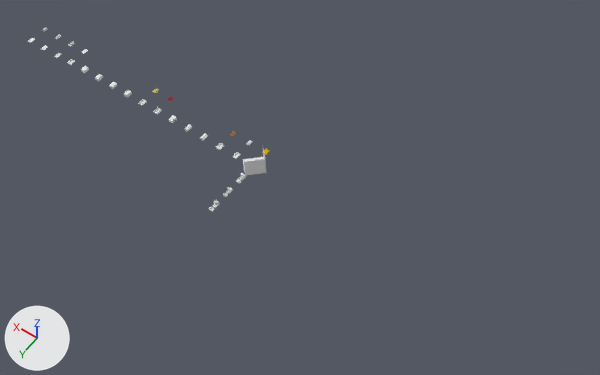
The Blender file vehicles/road/normal_trucks.blend as it was, and as the next commit left it.
Camera for both pictures: a camera (50 mm lens) standing at (-30.7, 38.3, 60.9) and looking at (-3.3, -0.1, 0.5). Every picture has the same lights, and +X, +Y and +Z are marked at lower left.
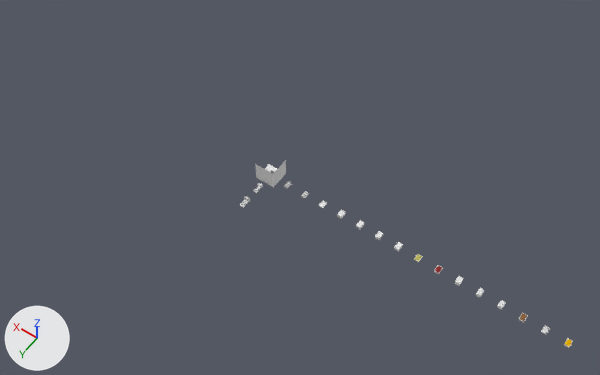
ob_rotationcontrol is not drawn itself; it is the parent of ob_cameratarget, ob_cube_011.
ob_empty_003 is not drawn itself; it is the parent of ob_cube_030, ob_cube_028, ob_cube_026, ob_cube_025, ob_cube_024, ob_cube_023, ob_cube_021, ob_cube_020.
ob_empty_002 is not drawn itself; it is the parent of ob_empty_001.
ob_empty is not drawn itself; it is the parent of ob_cube_031, ob_cube_029, ob_cube_027, ob_cube_022, ob_cube_019, ob_cube_014, ob_cube_010, ob_log_bark.

Pixel boxes (x1, y1, x2, y2) of what changed, in the pictures (600 x 375 px):
'Cube.011', moved, turned
    before: (242, 148, 266, 175)
    after: (255, 160, 286, 187)
'Cube.023', moved
    before: (169, 115, 177, 123)
    after: (455, 276, 464, 286)
'Cube.018', moved
    before: (124, 90, 132, 98)
    after: (394, 242, 403, 251)
'Cube.015', moved
    before: (81, 66, 89, 73)
    after: (337, 210, 346, 219)
'Cube.016', moved
    before: (95, 74, 103, 81)
    after: (356, 220, 364, 229)
'Cube.025', moved
    before: (200, 133, 208, 141)
    after: (497, 300, 506, 309)
'Cube.017', moved
    before: (109, 82, 117, 89)
    after: (375, 231, 383, 240)
'Cube.024', moved
    before: (184, 124, 192, 132)
    after: (476, 288, 484, 297)
'Cube.028', moved
    before: (232, 152, 241, 159)
    after: (541, 325, 550, 335)
'Cube.045', moved
    before: (209, 204, 216, 212)
    after: (240, 200, 248, 208)
'Cube.027', moved
    before: (229, 131, 237, 136)
    after: (519, 313, 527, 321)
'Cube.031', moved
    before: (262, 149, 270, 155)
    after: (565, 339, 572, 346)
'Cube.026', moved
    before: (216, 143, 224, 150)
    after: (519, 313, 528, 323)
'Cube.021', moved
    before: (153, 108, 162, 114)
    after: (434, 265, 443, 274)
'Cube.054', moved
    before: (213, 200, 219, 206)
    after: (244, 196, 250, 202)
'Cube.022', moved
    before: (167, 96, 174, 101)
    after: (434, 266, 442, 273)
'Cube.039', moved
    before: (223, 190, 230, 197)
    after: (253, 186, 261, 193)
'Cube.019', moved
    before: (152, 88, 159, 93)
    after: (415, 255, 422, 262)
'Cube.020', moved
    before: (138, 99, 147, 106)
    after: (414, 254, 423, 262)
'Cube.029', moved
    before: (246, 140, 252, 145)
    after: (542, 327, 549, 333)
'Paper1', moved
    before: (68, 41, 75, 47)
    after: (302, 191, 308, 198)
'Cube.014', moved
    before: (82, 49, 88, 54)
    after: (320, 201, 326, 207)
'Cube.010', moved
    before: (55, 34, 61, 39)
    after: (284, 181, 291, 188)
'Cube.013', moved
    before: (67, 59, 75, 65)
    after: (319, 201, 327, 208)
'Plane', moved
    before: (227, 187, 233, 192)
    after: (258, 183, 263, 188)
'Cube.012', moved (not visible afterwards)
    before: (54, 52, 62, 58)
'Cube', moved
    before: (240, 173, 246, 178)
    after: (270, 169, 275, 173)
'Cube.003', moved (not visible afterwards)
    before: (236, 176, 243, 183)
'Cube.009', moved (not visible afterwards)
    before: (41, 45, 48, 50)
'Cube.004', moved (not visible afterwards)
    before: (28, 38, 35, 43)
'Log_Bark', moved (not visible afterwards)
    before: (42, 27, 48, 32)
'Cube.030', moved (not visible before)
    after: (564, 338, 573, 348)

What the commit changed:
Object 'RotationControl' (ob_rotationcontrol) moves from (2.0, 0.0, 0.0) to (0.0, 0.0, 0.0).
Object 'RotationControl' (ob_rotationcontrol) turns from (0, 0, 315) to (0, 0, 270) degrees about x, y and z.
Object 'Empty.003' (ob_empty_003) moves from (32.0, 0.0, -7.0) to (0.0, 0.0, -7.0).
Object 'Empty.002' (ob_empty_002) moves from (2.0, 2.0, -5.0) to (0.0, 0.0, -5.0).
Object 'Empty' (ob_empty) moves from (32.0, -2.0, -1.0) to (0.0, 0.0, -1.0).
